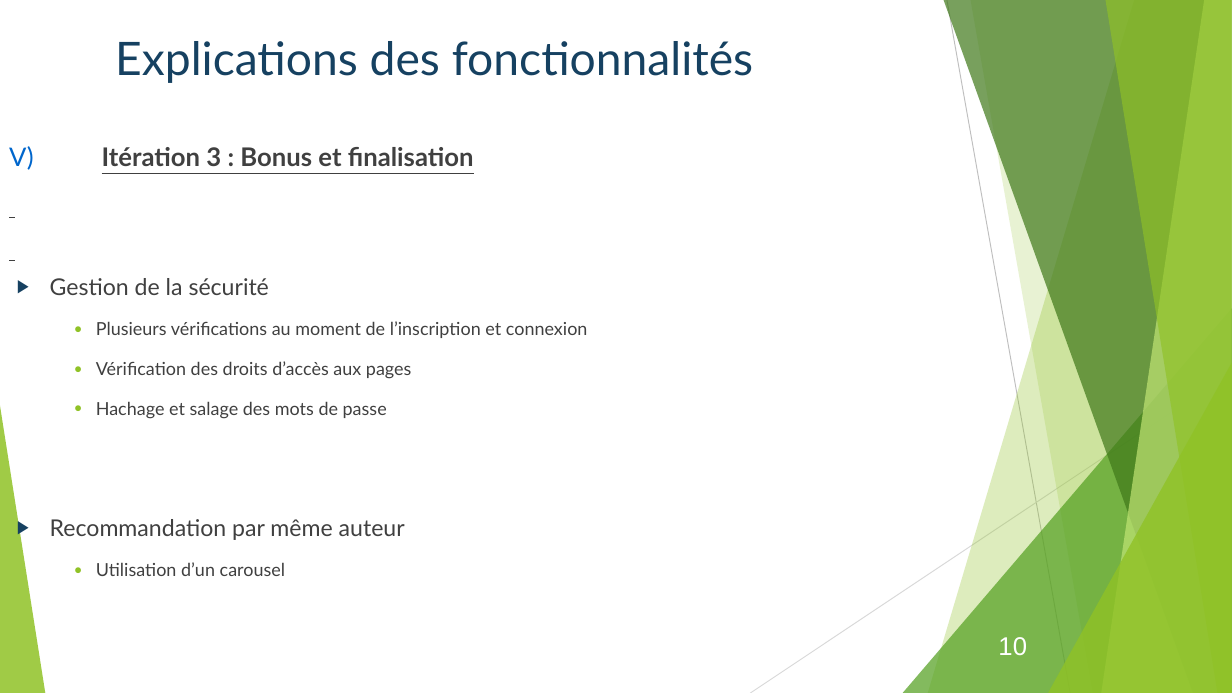
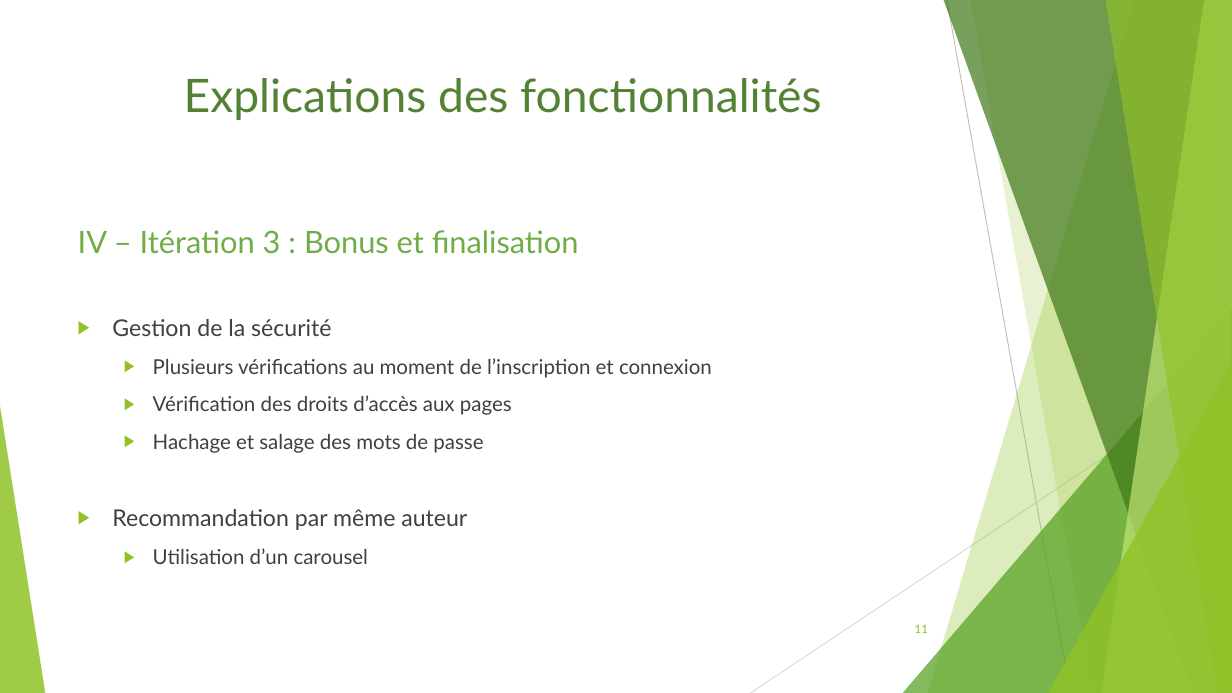
Before and after one commit to Bcante/recommandationSeries, a slide deck: slide 11 of diapoWebWindows.odp (slide 10 before the commit). Drawn at 1232x693 pixels with LibreOffice and Linux fonts; fonts in the diff are those of the drawing. Boxes give left, top, right and bottom in pixels: in the first picture for what was removed or moved away, otherwise in the second. Text is boxed around its words. In the diff, an @@ line names an element or a change of style, - is before the commit and + after.

```diff
--- a/diapoWebWindows.odp
+++ b/diapoWebWindows.odp
@@ title "Explications des fonctionnalités": place and size @@
-title "Explications des fonctionnalités" at box(115, 41, 753, 83)
+title "Explications des fonctionnalités" at box(184, 78, 821, 120)
@@ title "Explications des fonctionnalités" at box(184, 78, 821, 120): text colour #164161 to #548235 @@
@@ text "IV – Itération 3 : ...": place and size @@
-text "IV – Itération 3 : ..." at box(9, 146, 588, 576)
+text "IV – Itération 3 : ..." at box(78, 230, 712, 564)
@@ text at box(78, 230, 579, 254): text changed; size 20 to 24 pt; text colour #404040 to #70AD47; bold off @@
-V) Itération 3 : Bonus et finalisation
+IV – Itération 3 : Bonus et finalisation
@@ text at box(112, 319, 712, 564): size 14 to 16 pt in "Plusieurs vérifications au moment de l’inscription et ...", "Vérification des droits d’accès aux pages", "Hachage et salage des mots de passe", "Utilisation d’un carousel"; list level 2 to 1 in "Gestion de la sécurité"; bullet colour #164161 to #90C226; bullet ● to ▶; list level 4 to 2 in "Plusieurs vérifications au moment de ..."; list level 4 to 2 in "Vérification des droits d’accès aux ..."; list level 4 to 2 in "Hachage et salage des mots ..."; list level 2 to 1 in "Recommandation par même auteur"; list level 4 to 2 in "Utilisation d’un carousel" @@
@@ page number added at box(915, 624, 928, 633), 9 pt, text #90C226 @@
+11
@@ text removed at box(998, 637, 1027, 655) @@
-10
```
Also in this commit, not shown: 10 other slides changed, 4 slides added, 2 slides removed.
